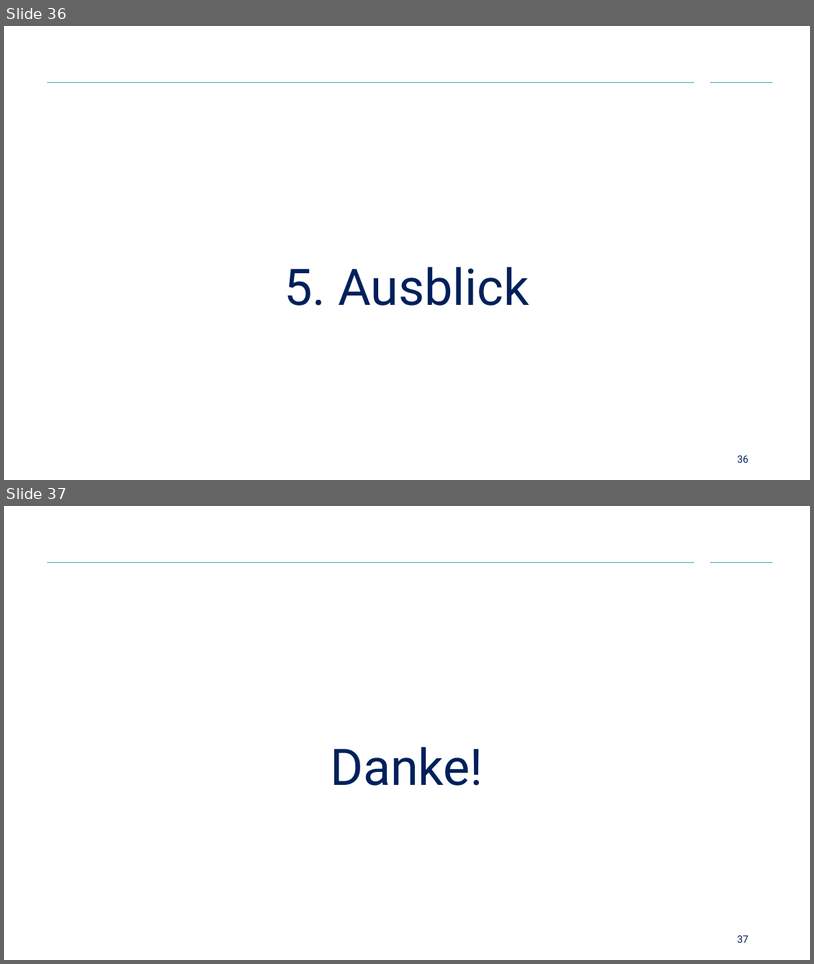
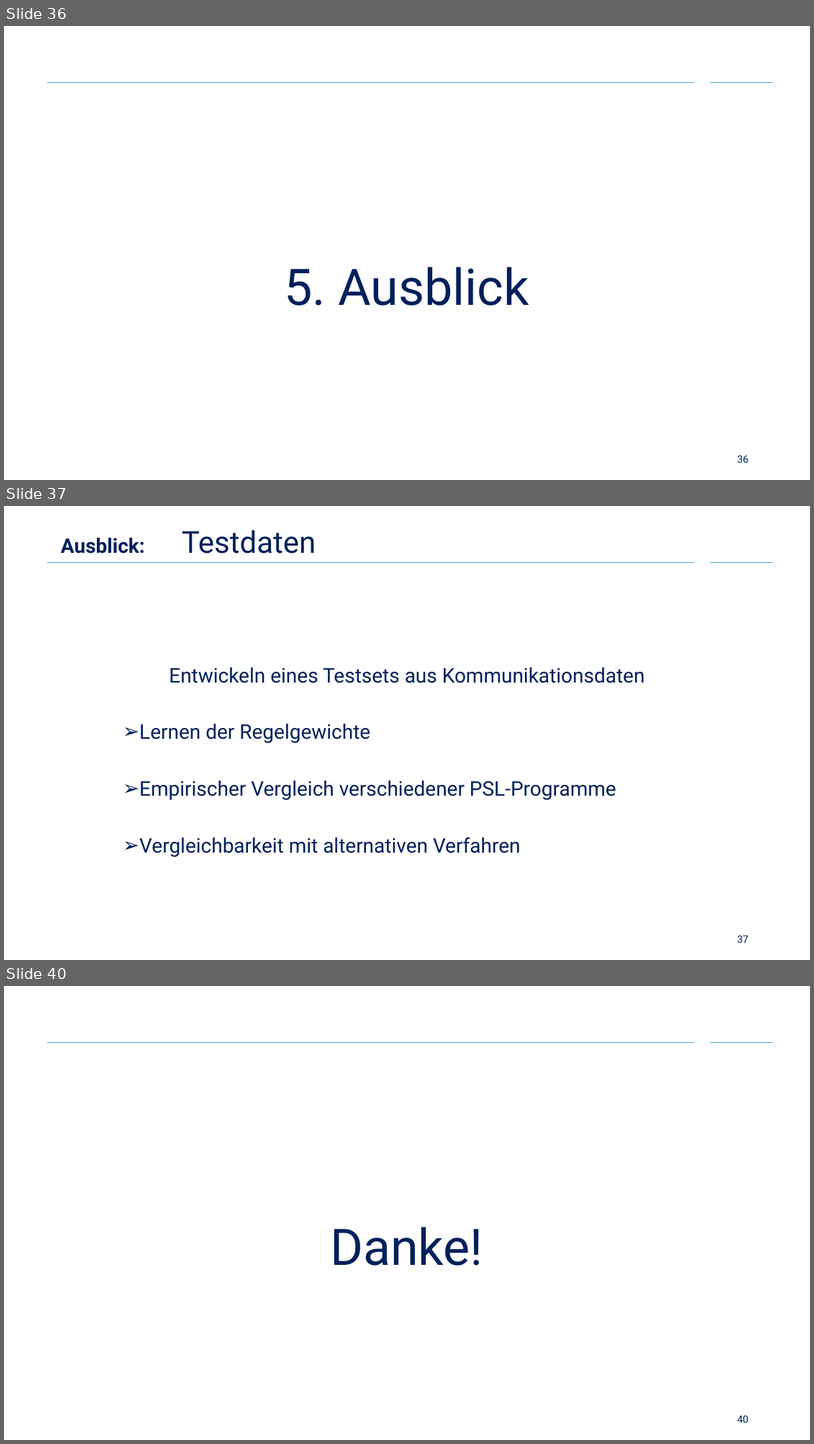
Before and after one commit to Cortys/bachelor-thesis, a slide deck: presentation/presentation.pptx. Shown one above the other, each under a label of ours: slides 36 and 37 before the commit, slides 36, 37 and 40 after it; the slides between them are not shown. The pictures are 814x964 and 814x1444 pixels, drawn with LibreOffice and Linux fonts; fonts in the diff are those of the drawing; background and template pictures are left out. Boxes give left, top, right and bottom in pixels: in the first picture for what was removed or moved away, otherwise in the second. Text is boxed around its words. In the diff, an @@ line names an element or a change of style, - is before the commit and + after.

```diff
--- a/presentation/presentation.pptx
+++ b/presentation/presentation.pptx
@@ slide 37 added at <box>4,506,810,960</box>, background #FFFFFF; not listed: 2 template elements that a slide beside it also shows @@
@@ title added at <box>61,530,316,554</box>, 24 pt, text #00205B, bold @@
+Ausblick: Testdaten
@@ text added at <box>139,667,646,857</box>, 24 pt, text #00205B @@
+Entwickeln eines Testsets aus Kommunikationsdaten
+➢ Lernen der Regelgewichte
+➢ Empirischer Vergleich verschiedener PSL-Programme
+➢ Vergleichbarkeit mit alternativen Verfahren
@@ page number added at <box>738,935,749,942</box>, 12 pt, text #00205B @@
+37
@@ what was slide 37 is now slide 40 @@
@@ page number at <box>738,1415,749,1422</box>: text changed @@
-37
+40
```
Also in this commit, not shown: 1 slide changed, 2 other slides added, 1 other file.
